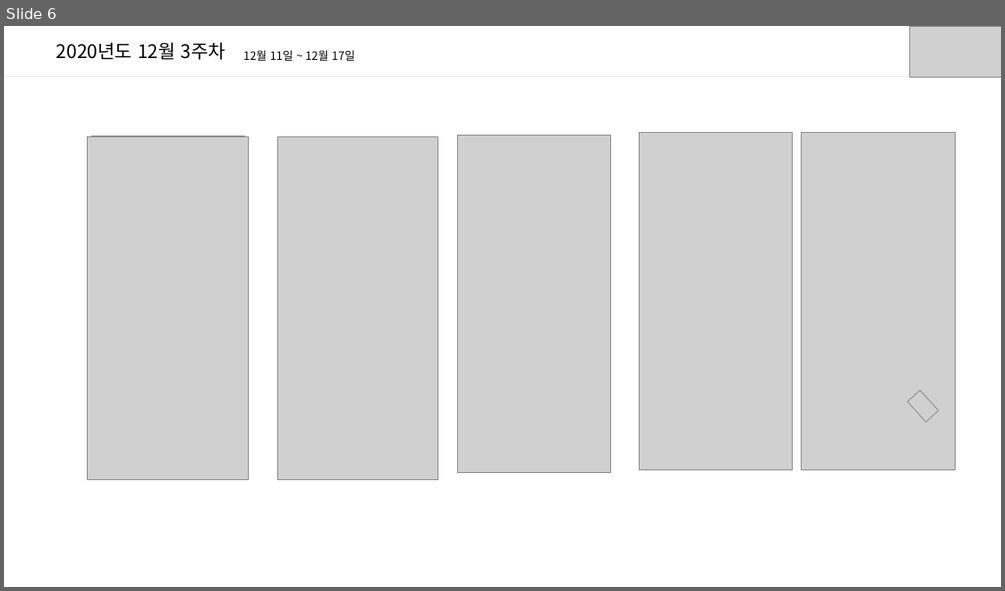
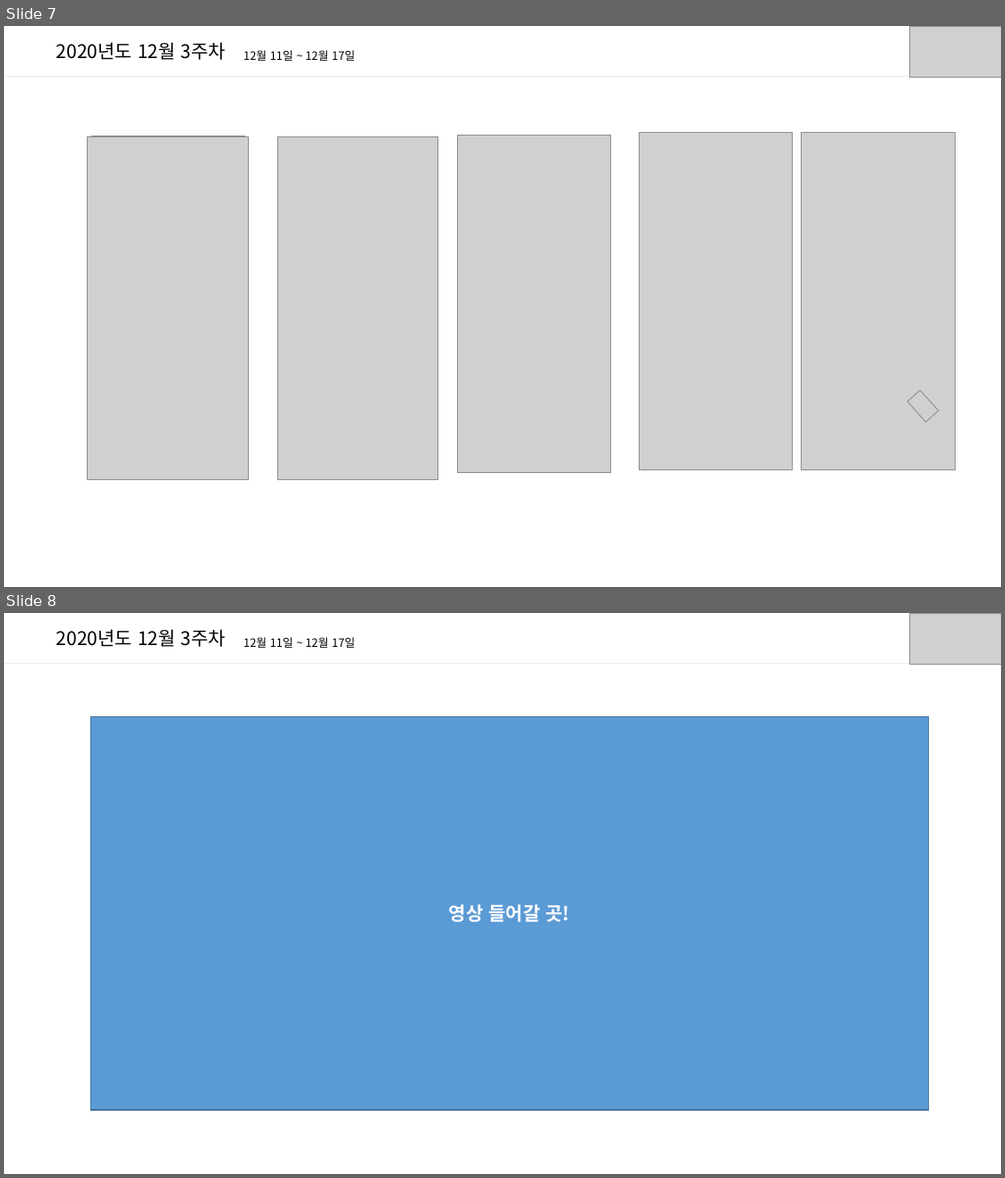
Before and after one commit to cl0cktree/fixability, a slide deck: 공용폴더/주간발표자료/2020_12_18/정량화/주간발표자료_JRH_20201217.pptx. Shown one above the other, each under a label of ours: slide 6 before the commit, slides 7 and 8 after it. The pictures are 1005x591 and 1005x1178 pixels, drawn with LibreOffice and Linux fonts; fonts in the diff are those of the drawing; grey boxes stand for pictures. Boxes give left, top, right and bottom in pixels: in the first picture for what was removed or moved away, otherwise in the second. Text is boxed around its words. In the diff, an @@ line names an element or a change of style, - is before the commit and + after.

```diff
--- a/공용폴더/주간발표자료/2020_12_18/정량화/주간발표자료_JRH_20201217.pptx
+++ b/공용폴더/주간발표자료/2020_12_18/정량화/주간발표자료_JRH_20201217.pptx
@@ slide 8 added at (4,613,1001,1174), background #FFFFFF @@
@@ text added at (57,629,226,647), 18 pt, text #000000 @@
+2020년도 12월 3주차
@@ text added at (243,637,355,648), 11 pt, text #000000 @@
+12월 11일 ~ 12월 17일
@@ picture added at (909,613,1001,665) @@
@@ line added from (4, 663) to (1001, 663), #767171 0.5 pt @@
@@ rectangle added at (90,716,928,1110), fill #5B9BD5, outline #43739E 1 pt, 18 pt, text #FFFFFF, bold @@
+영상 들어갈 곳!
@@ what was slide 6 is now slide 7 @@
```
Also in this commit, not shown: 1 other slide added, 1 other file.
